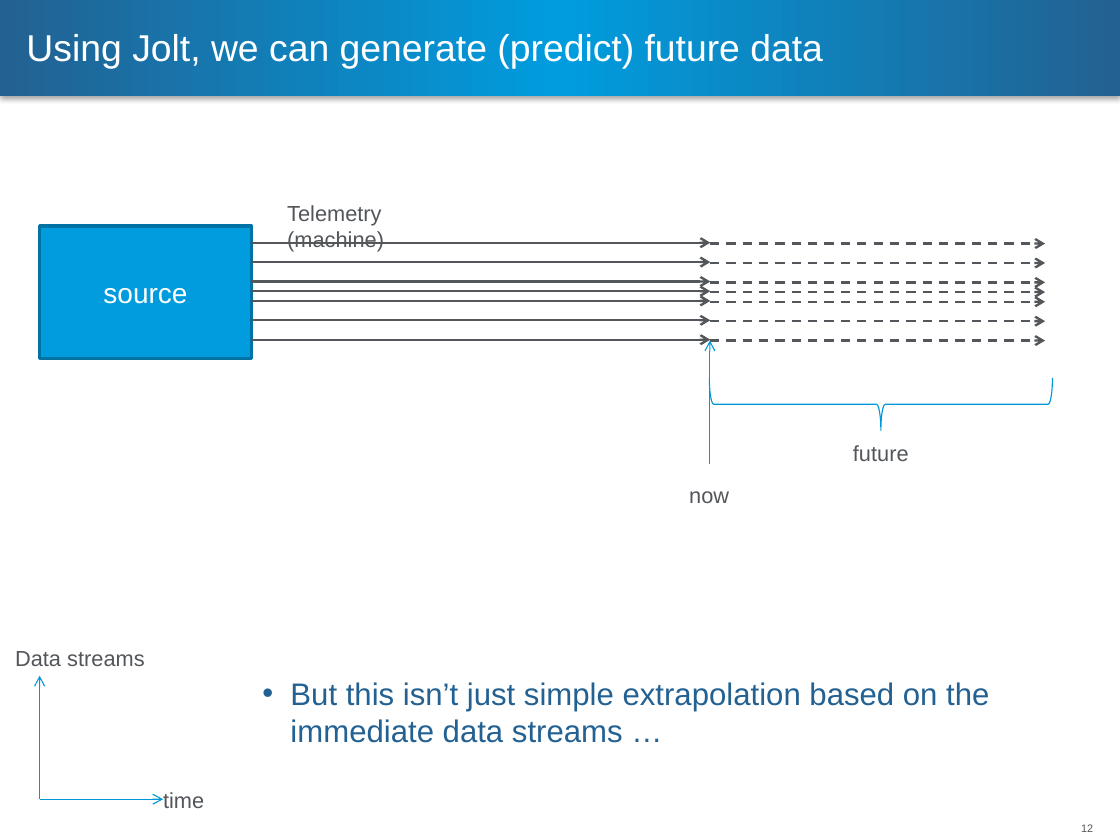
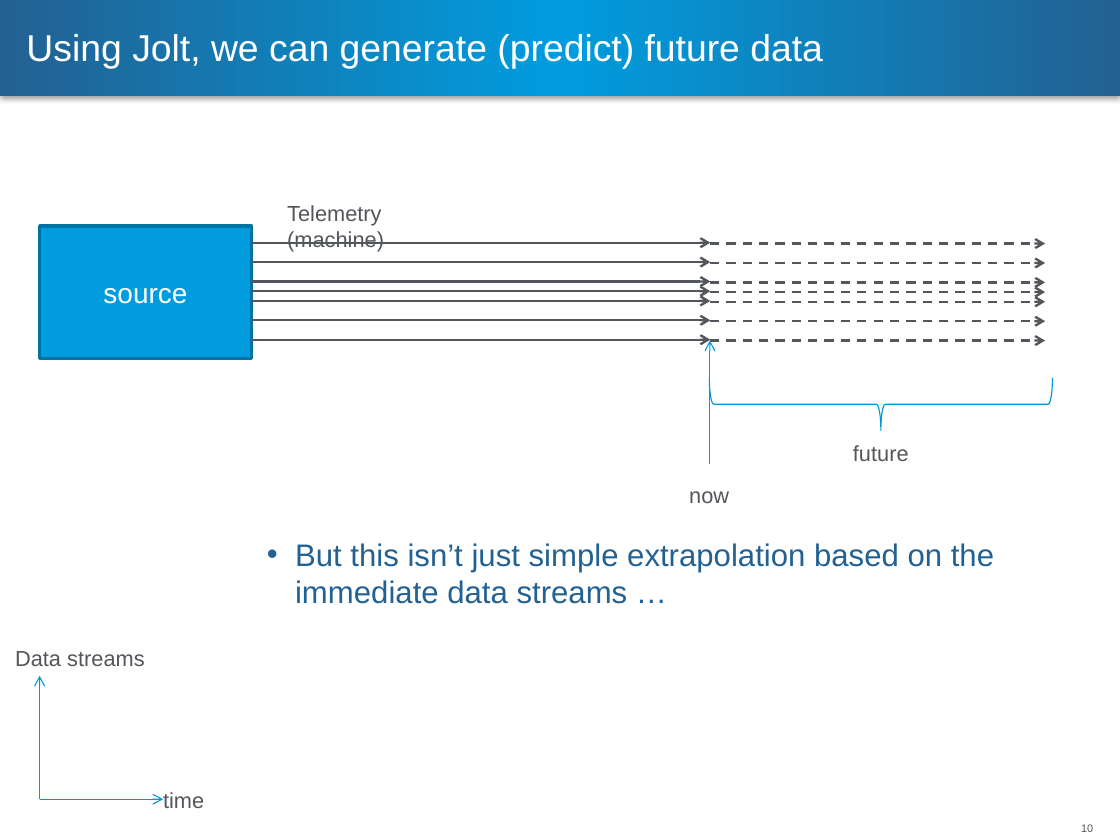
Before and after one commit to steveghee/hippy, a slide deck: slide 10 of journal.pptx (slide 12 before the commit). Drawn at 1120x840 pixels with LibreOffice and Linux fonts; fonts in the diff are those of the drawing; background and template pictures are left out. Boxes give left, top, right and bottom in pixels: in the first picture for what was removed or moved away, otherwise in the second. Text is boxed around its words. In the diff, an @@ line names an element or a change of style, - is before the commit and + after.

```diff
--- a/journal.pptx
+++ b/journal.pptx
@@ text "But this isn’t just simple ...": place and size @@
-text "But this isn’t just simple ..." at box(290, 682, 989, 743)
+text "But this isn’t just simple ..." at box(295, 543, 994, 604)
@@ page number at box(1081, 824, 1093, 832): text changed @@
-12
+10
```
Also in this commit, not shown: 2 other slides changed, 1 slide added, 2 slides removed.
